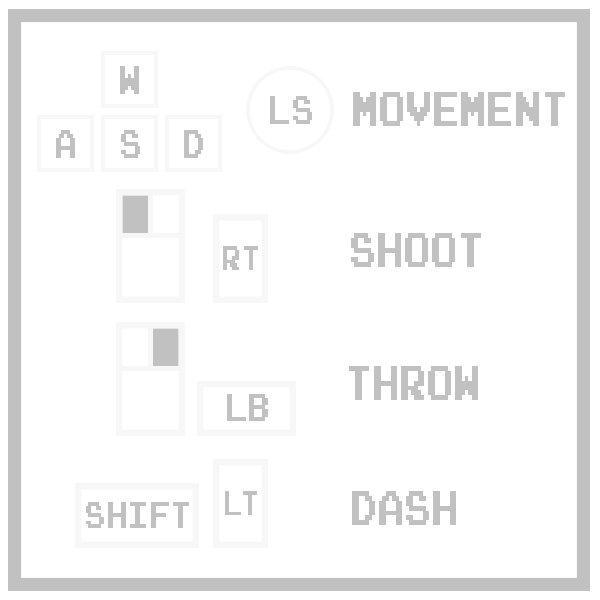
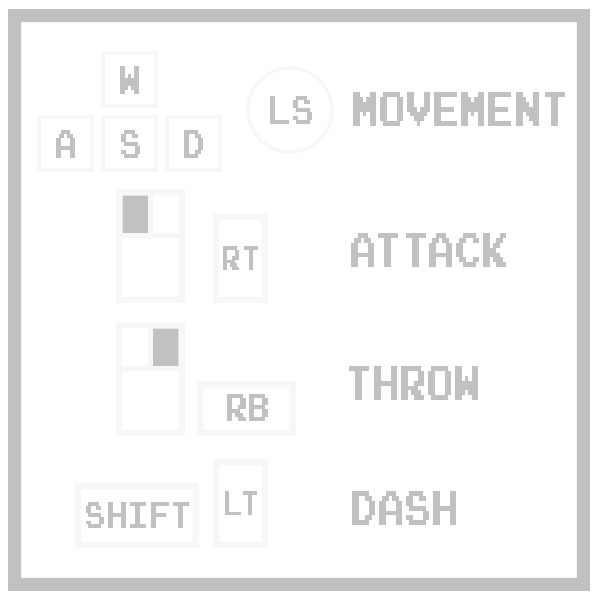
Before/after of a w=600, h=600 layered artwork. What changed in the layer stack:
renamed "lb" to "rb", painted on it over [232, 394, 246, 421]
painted on "Rectangle 3 copy 2", unmasked it over [232, 394, 246, 421]
renamed "Shoot" to "Attack", painted on it over [351, 233, 506, 267]
unmasked "Border" over [232, 233, 506, 421]